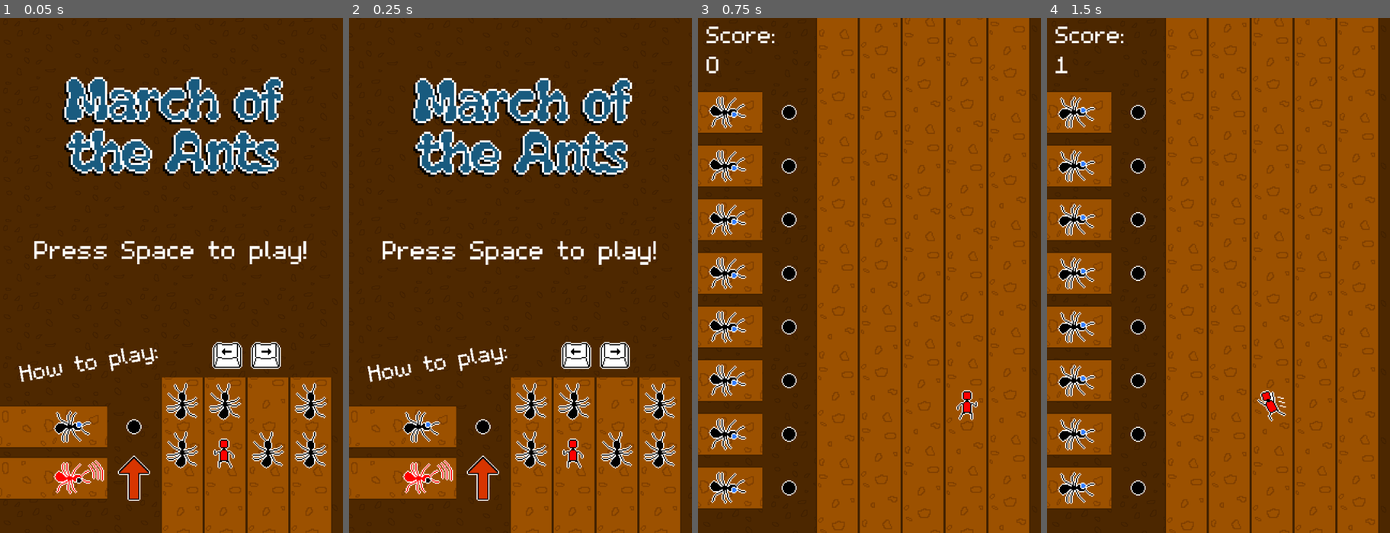
Above: before the commit, frames 1-4 (left to right).
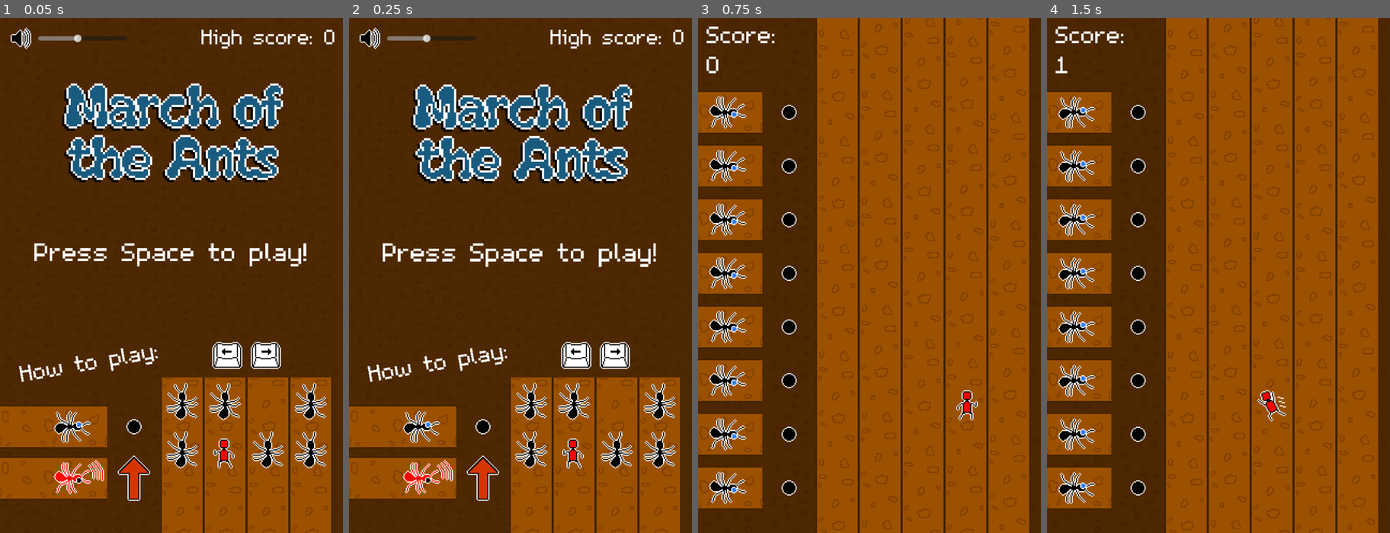
Above: after the commit, the same moments.

Repository: PizzaLovers007/Acerola-Jam-0
Game: Godot game, scene res://Scenes/MainMenu.tscn
Two runs of this game, one before a commit and one after it. Both use one fixed random seed, a clock stepped at 60 frames per second and the inputs below. Sound files missing from this copy of the repository are replaced by a short silence.
Inputs:
- Up to frame 1 (0.05 s): no input
- Up to frame 2 (0.25 s): no input
- Up to frame 3 (0.75 s): tap Space at 0.5 s; hold Right (ui_right) from 0.53 s (still down); tap Enter (ui_accept) at 0.6 s
- Up to frame 4 (1.5 s): tap Enter (ui_accept) at 0.77, 1.07, 1.25, 1.35 s; release Right (ui_right) at 1.28 s; hold Left (ui_left) from 1.28 s (still down)

The runs differ from the first frame. In frame 1, 8.9% of the frame differs, in the area x 3-98%, y 1-49%; in frame 2, 9.0%; in frame 3, nothing differs; in frame 4, nothing differs.

Commit message:
Volume slider + better save system

Diff:
--- a/Scenes/Game.tscn
+++ b/Scenes/Game.tscn
@@ -11,6 +11,7 @@
 [ext_resource type="AudioStream" uid="uid://ckjqvm86mmdar" path="res://Sounds/Metronomes/Synth_Square_C_lo.wav" id="6_um2jl"]
 [ext_resource type="AudioStream" uid="uid://bax6aeqwkaurw" path="res://Sounds/Metronomes/Synth_Square_A_hi.wav" id="7_ncv6h"]
 [ext_resource type="Texture2D" uid="uid://bfcbabvpni40r" path="res://Sprites/bg.png" id="8_fxxum"]
+[ext_resource type="Script" path="res://Scripts/Core/SaveSystem.gd" id="8_ru74a"]
 [ext_resource type="AudioStream" uid="uid://co1auagu64wct" path="res://Sounds/Metronomes/Perc_Stick_hi.wav" id="10_eq0ud"]
 [ext_resource type="Script" path="res://Scripts/PostProcessing.gd" id="10_geo82"]
 [ext_resource type="Shader" path="res://Shaders/wavy.gdshader" id="10_hm5qq"]
@@ -65,6 +66,9 @@
 stream = ExtResource("7_ncv6h")
 volume_db = 6.0
 
+[node name="SaveSystem" type="Node" parent="System" groups=["save_system"]]
+script = ExtResource("8_ru74a")
+
 [node name="Background" type="Node2D" parent="."]
 
 [node name="TextureRect" type="TextureRect" parent="Background"]
--- a/Scenes/MainMenu.tscn
+++ b/Scenes/MainMenu.tscn
@@ -6,6 +6,7 @@
 [ext_resource type="Texture2D" uid="uid://bfcbabvpni40r" path="res://Sprites/bg.png" id="2_vfx04"]
 [ext_resource type="AudioStream" uid="uid://oldf1uf558jr" path="res://Music/track.ogg" id="3_hxxxc"]
 [ext_resource type="Texture2D" uid="uid://gwjf3cyfl43g" path="res://Sprites/title.png" id="4_6urih"]
+[ext_resource type="Script" path="res://Scripts/Core/SaveSystem.gd" id="4_xl3w5"]
 [ext_resource type="PackedScene" uid="uid://dwcks3ags7vri" path="res://Scenes/Objects/Captain.tscn" id="6_y7lse"]
 [ext_resource type="Texture2D" uid="uid://xaqv06mtanp8" path="res://Sprites/dot.png" id="7_cf1j2"]
 [ext_resource type="PackedScene" uid="uid://bygishwmk5d5j" path="res://Scenes/Objects/Column.tscn" id="7_dw4f0"]
@@ -13,6 +14,7 @@
 [ext_resource type="PackedScene" uid="uid://bbuo24wyxqqay" path="res://Scenes/Objects/Player.tscn" id="9_pywtq"]
 [ext_resource type="Texture2D" uid="uid://bof2abmmlcr7r" path="res://Sprites/right_key_up.png" id="11_vnh01"]
 [ext_resource type="FontFile" uid="uid://cfoaalrw3kscn" path="res://Fonts/m5x7.ttf" id="12_our7o"]
+[ext_resource type="Texture2D" uid="uid://cd35nthh0bb3q" path="res://Sprites/volume.png" id="15_ihxy1"]
 
 [sub_resource type="ShaderMaterial" id="ShaderMaterial_pavie"]
 shader = ExtResource("1_k1dvq")
@@ -26,6 +28,9 @@
 [node name="Player" type="AudioStreamPlayer" parent="Conductor"]
 stream = ExtResource("3_hxxxc")
 volume_db = -6.0
+
+[node name="SaveSystem" type="Node" parent="." groups=["save_system"]]
+script = ExtResource("4_xl3w5")
 
 [node name="MainCanvasLayer" type="CanvasLayer" parent="."]
 
@@ -113,7 +118,7 @@
 texture = ExtResource("11_vnh01")
 
 [node name="Title" type="Sprite2D" parent="MainCanvasLayer"]
-position = Vector2(320, 174)
+position = Vector2(320, 186)
 scale = Vector2(4, 4)
 texture = ExtResource("4_6urih")
 
@@ -124,9 +129,9 @@
 anchor_right = 0.5
 anchor_bottom = 0.5
 offset_left = -320.0
-offset_top = -79.0
+offset_top = -75.0
 offset_right = 320.0
-offset_bottom = -9.0
+offset_bottom = -5.0
 grow_horizontal = 2
 grow_vertical = 2
 pivot_offset = Vector2(320, 35)
@@ -153,3 +158,37 @@
 theme_override_font_sizes/normal_font_size = 60
 bbcode_enabled = true
 text = "[center]How to play:[/center]"
+
+[node name="HighScoreText" type="RichTextLabel" parent="MainCanvasLayer"]
+anchors_preset = 8
+anchor_left = 0.5
+anchor_top = 0.5
+anchor_right = 0.5
+anchor_bottom = 0.5
+offset_left = -333.0
+offset_top = -471.0
+offset_right = 307.0
+offset_bottom = -411.0
+grow_horizontal = 2
+grow_vertical = 2
+pivot_offset = Vector2(320, 30)
+theme_override_fonts/normal_font = ExtResource("12_our7o")
+theme_override_font_sizes/normal_font_size = 60
+bbcode_enabled = true
+text = "[right]High score: 0[/right]"
+
+[node name="Volume" type="Sprite2D" parent="MainCanvasLayer"]
+position = Vector2(38, 38)
+scale = Vector2(2, 2)
+texture = ExtResource("15_ihxy1")
+
+[node name="VolumeSlider" type="HSlider" parent="MainCanvasLayer"]
+offset_left = 71.0
+offset_top = 19.0
+offset_right = 238.0
+offset_bottom = 58.0
+min_value = -20.0
+max_value = 12.0
+step = 0.1
+value = -6.0
+exp_edit = true
--- a/Scripts/Core/GameController.gd
+++ b/Scripts/Core/GameController.gd
@@ -6,11 +6,11 @@
 @onready var obstacle_spawner: ObstacleSpawner = get_tree().get_first_node_in_group("spawner")
 @onready var game_over_node: Node = get_tree().get_first_node_in_group("gui")
 @onready var score_text: RichTextLabel = get_tree().get_first_node_in_group("score")
+@onready var save_system: SaveSystem = get_tree().get_first_node_in_group("save_system")
 
 var has_started: bool = false
 var curr_state: GameState = GameState.START
 var _score: int = 0
-var _high_score: int = 0
 
 enum GameState {START, PLAYING, DEAD}
 
@@ -18,7 +18,6 @@
 func _ready() -> void:
 	player.player_died.connect(_on_player_died)
 	obstacle_spawner.did_tick.connect(_on_tick)
-	_load_score()
 
 
 func _on_player_died() -> void:
@@ -27,12 +26,11 @@
 	score_text.visible = false
 	game_over_node.visible = true
 	var game_over_score_text = game_over_node.get_node("Score") as RichTextLabel
-	if _score > _high_score:
+	if _score > save_system.high_score:
 		game_over_score_text.text = "[center]Final score: %d\n[color=yellow]New high score![/color][/center]" % _score
 	else:
-		game_over_score_text.text = "[center]Final score: %d\nHigh score: %d[/center]" % [_score, _high_score]
-	_high_score = max(_high_score, _score)
-	_save_score()
+		game_over_score_text.text = "[center]Final score: %d\nHigh score: %d[/center]" % [_score, save_system.high_score]
+	save_system.high_score = max(_score, save_system.high_score)
 
 
 func _on_tick() -> void:
@@ -50,18 +48,3 @@
 				get_tree().reload_current_scene()
 			elif Input.is_action_just_pressed("ui_cancel"):
 				get_tree().change_scene_to_file("res://Scenes/MainMenu.tscn")
-
-
-func _save_score() -> void:
-	var file = FileAccess.open("user://save.json", FileAccess.WRITE)
-	file.store_32(_high_score)
-	print("saved! ", _high_score)
-
-
-func _load_score() -> void:
-	var file = FileAccess.open("user://save.json", FileAccess.READ)
-	if file == null:
-		print("no file")
-		return
-	_high_score = file.get_32()
-	print("loaded! ", _high_score)
--- /dev/null
+++ b/Scripts/Core/SaveSystem.gd
@@ -0,0 +1,55 @@
+class_name SaveSystem
+extends Node
+
+static var high_score: int = 0:
+	set(value):
+		high_score = value
+		_mark_dirty()
+static var volume: float = -6:
+	set(value):
+		volume = value
+		AudioServer.set_bus_volume_db(AudioServer.get_bus_index("Master"), volume)
+		_mark_dirty()
+
+static var _unsaved_values: bool = false
+static var _debounce_time: float = 0
+
+
+static func _static_init() -> void:
+	var file = FileAccess.open("user://save.dat", FileAccess.READ)
+	if file == null:
+		print("no file")
+		return
+	high_score = file.get_32()
+	volume = file.get_float()
+	print("loaded! high_score=", high_score, " volume=", volume)
+
+
+func _process(delta: float) -> void:
+	_debounce_time += delta
+	if _debounce_time > 3:
+		_save_changes()
+
+
+static func _mark_dirty() -> void:
+	_unsaved_values = true
+	_debounce_time = 0
+
+
+static func _save_changes() -> void:
+	if not _unsaved_values:
+		return
+	var file = FileAccess.open("user://save.dat", FileAccess.WRITE)
+	file.store_32(high_score)
+	file.store_float(volume)
+	_unsaved_values = false
+	print("saved!")
+
+
+func _exit_tree() -> void:
+	_save_changes()
+
+func _notification(what):
+	if what == NOTIFICATION_WM_CLOSE_REQUEST:
+		_save_changes()
+		get_tree().quit()
--- a/Scripts/Menu/MainMenu.gd
+++ b/Scripts/Menu/MainMenu.gd
@@ -7,6 +7,7 @@
 const _ANT_MOVES: Array[int] = [0, 1, 0, -1, 0, 0, 0, 0]
 
 @onready var conductor: Conductor = get_tree().get_first_node_in_group("conductor")
+@onready var save_system: SaveSystem = get_tree().get_first_node_in_group("save_system")
 @onready var obstacles_node: Node2D = $MainCanvasLayer/Obstacles
 @onready var captain: Captain = $MainCanvasLayer/Captain
 @onready var captain_tell: Sprite2D = $MainCanvasLayer/Captain/Tell
@@ -18,6 +19,8 @@
 @onready var title_sprite: Sprite2D = $MainCanvasLayer/Title
 @onready var play_text: RichTextLabel = $MainCanvasLayer/PlayText
 @onready var tutorial_text: RichTextLabel = $MainCanvasLayer/TutorialText
+@onready var high_score_text: RichTextLabel = $MainCanvasLayer/HighScoreText
+@onready var volume_slider: HSlider = $MainCanvasLayer/VolumeSlider
 
 var _down_arrow_img: CompressedTexture2D = preload("res://Sprites/down_arrow.png")
 var _up_arrow_img: CompressedTexture2D = preload("res://Sprites/up_arrow.png")
@@ -33,6 +36,9 @@
 	conductor.quarter_passed.connect(func(beat: int): _animate_text(tutorial_text, beat))
 	conductor.quarter_passed.connect(_move_obstacles)
 	conductor.eighth_passed.connect(_move_player)
+	volume_slider.value_changed.connect(_on_volume_changed)
+	volume_slider.value = save_system.volume
+	high_score_text.text = "[right]High score: %d[/right]" % save_system.high_score
 
 
 func _bounce_title(beat: int) -> void:
@@ -104,6 +110,12 @@
 			player.move(1)
 
 
+func _on_volume_changed(value: float) -> void:
+	if value == volume_slider.min_value:
+		value = -INF
+	save_system.volume = value
+
+
 # Called every frame. 'delta' is the elapsed time since the previous frame.
 func _process(delta: float) -> void:
 	if not conductor.is_playing:
Not shown: 1 places in Scenes/Game.tscn that only renumber resources
Not shown: 1 places in Scenes/MainMenu.tscn that only renumber resources
Binary file added: Sprites/volume.png
Not shown, added: Sprites/volume.png.import
